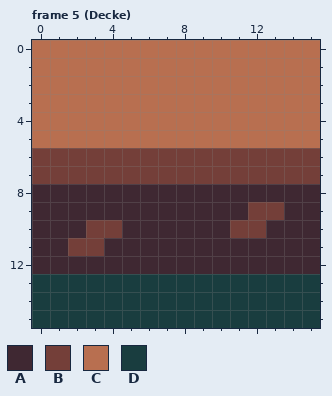
Pixel-art file: assets/floor.aseprite. Above is the file before it was changed.
16x16 pixels, 5 frames. Shown: frame 5 (Decke).
Palette (. is transparent): A #3f2832  B #743f39  C #b86f50  D #193d3f
Now the later version:
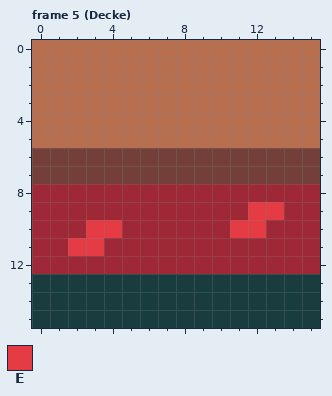
Colours new in this view: E #e53b44
The edit:
@@ palette @@
-A #3f2832
+A #9e2835
--- frame 5 (Decke)
@@ x 0..15 @@
  8 AAAAAAAAAAAAAAAA
- 9 AAAAAAAAAAAABBAA
-10 AAABBAAAAAABBAAA
-11 AABBAAAAAAAAAAAA
+ 9 AAAAAAAAAAAAEEAA
+10 AAAEEAAAAAAEEAAA
+11 AAEEAAAAAAAAAAAA
 12 AAAAAAAAAAAAAAAA
Boxes around the changes in both pictures, in picture pixels (x1, y1, x2, y2):
changed: (32, 184, 320, 274)
